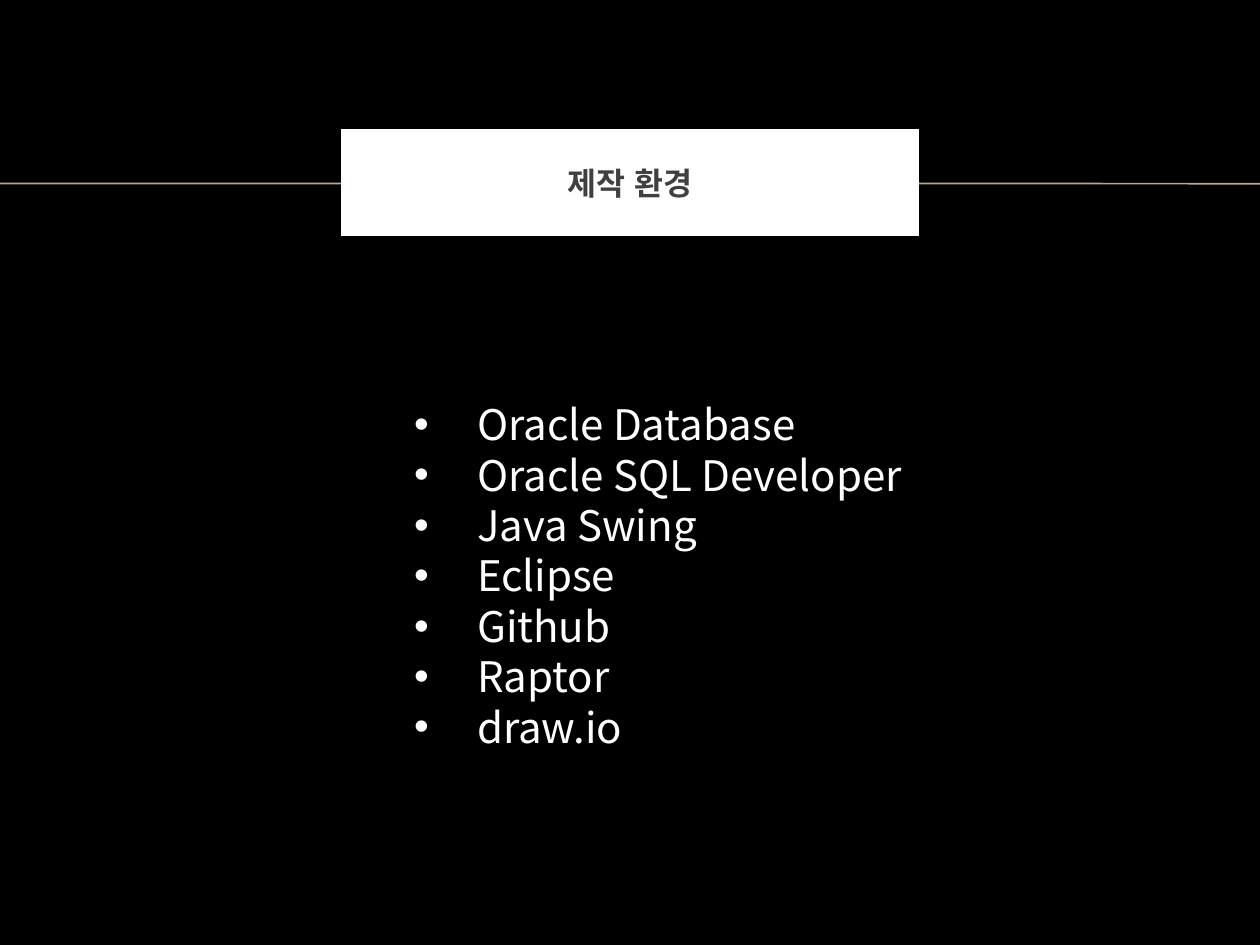
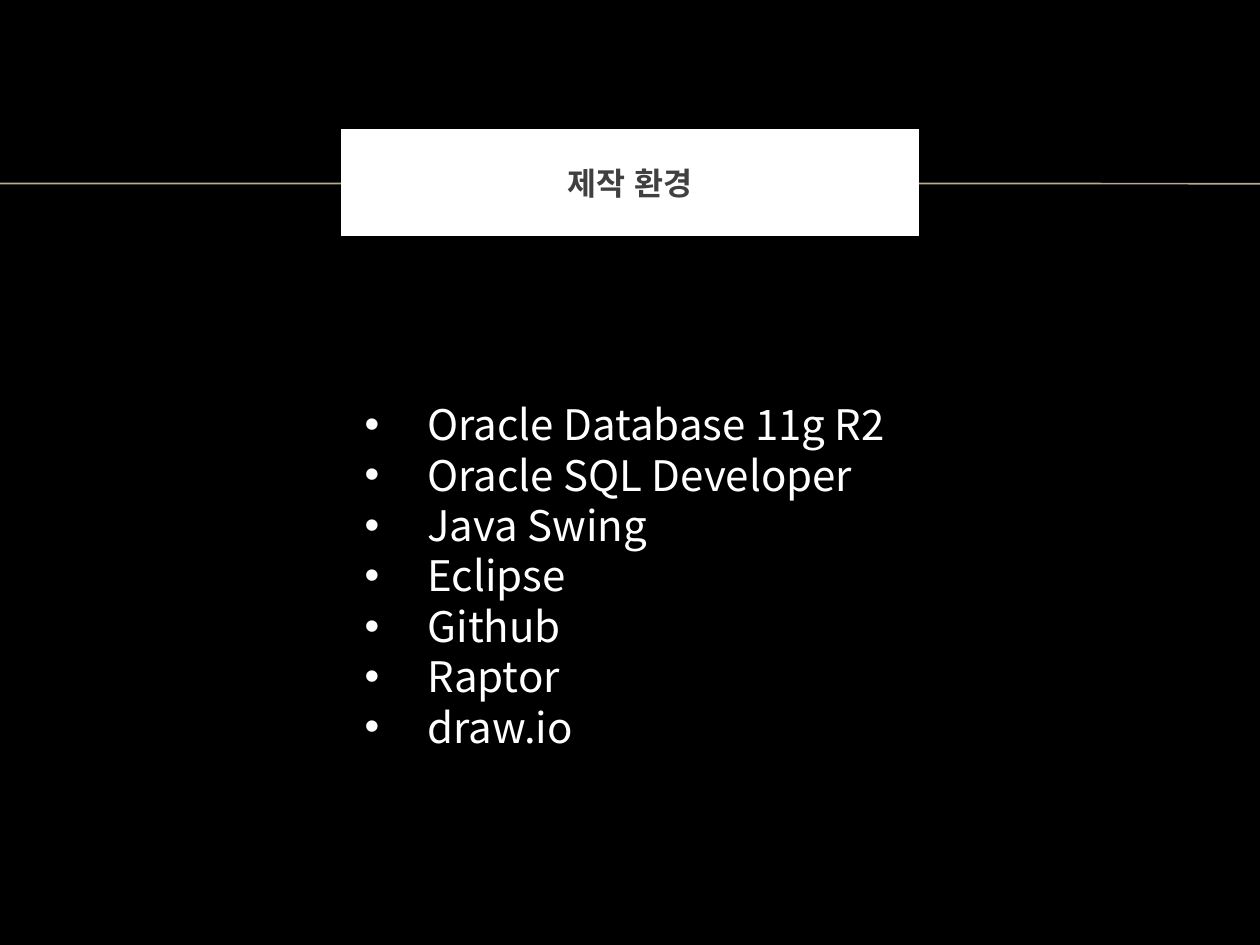
Before and after one commit to Chocobe/JAVA_Lecture, a slide deck: slide 23 of Java_tutorial/src/project_07_MonsterHunter_Weapon_DB/Monster_Hunter_ppt/몬스터헌터_무기DB.pptx. Drawn at 1260x945 pixels with LibreOffice and Linux fonts; fonts in the diff are those of the drawing; background and template pictures are left out. Boxes give left, top, right and bottom in pixels: in the first picture for what was removed or moved away, otherwise in the second. Text is boxed around its words. In the diff, an @@ line names an element or a change of style, - is before the commit and + after.

Commit message:
<master> : Fixed project Monster_Hunter ppt

```diff
--- a/Java_tutorial/src/project_07_MonsterHunter_Weapon_DB/Monster_Hunter_ppt/몬스터헌터_무기DB.pptx
+++ b/Java_tutorial/src/project_07_MonsterHunter_Weapon_DB/Monster_Hunter_ppt/몬스터헌터_무기DB.pptx
@@ text "Oracle Database 11g R2": place and size @@
-text "Oracle Database 11g R2" at box(477, 406, 901, 744)
+text "Oracle Database 11g R2" at box(428, 406, 885, 744)
@@ text at box(428, 406, 885, 451): text changed @@
-• Oracle Database
+• Oracle Database 11g R2
```
